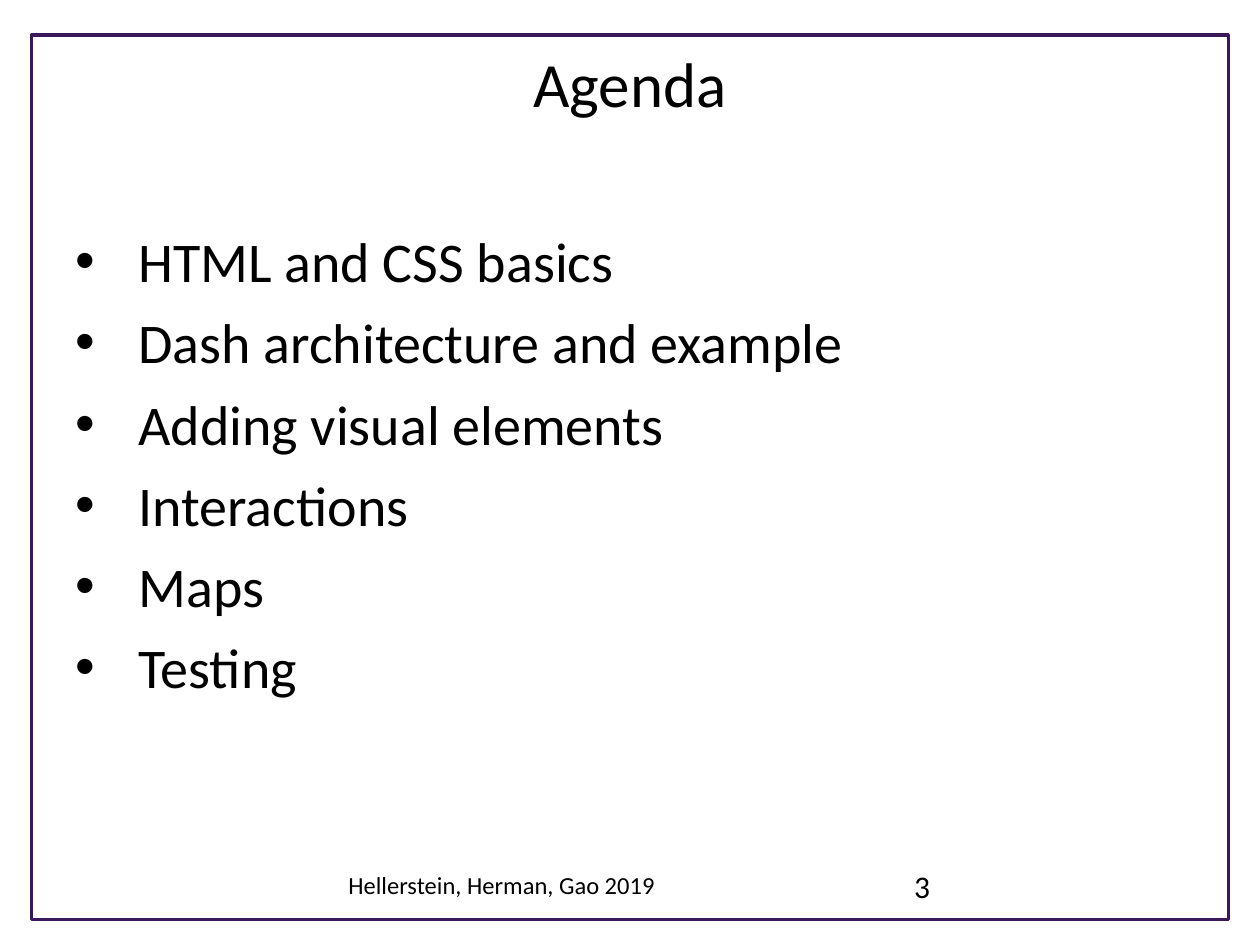
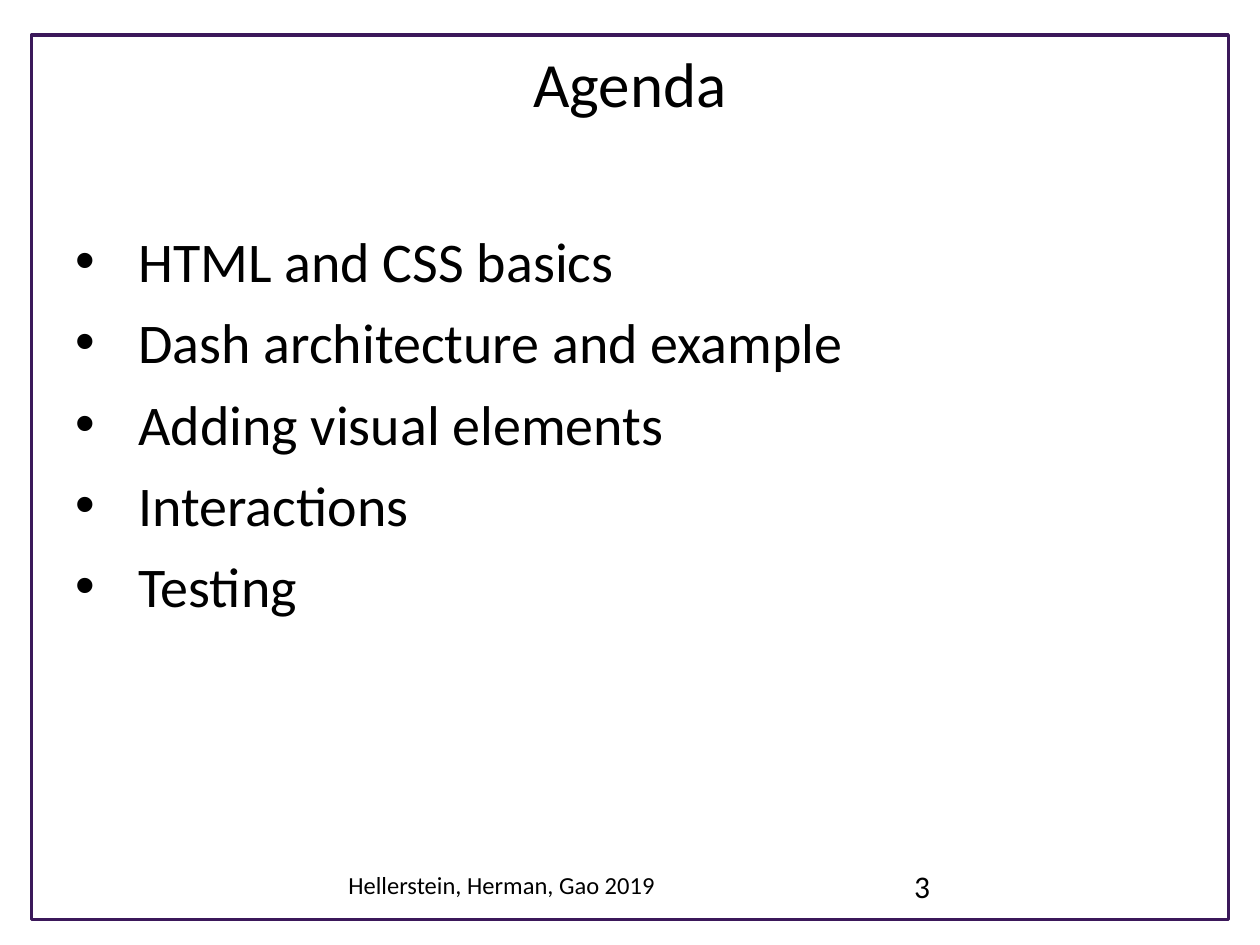
Before and after one commit to UWSEDS/LectureNotes, a slide deck: slide 3 of DASH_visualizations/DASH Visualizations.pptx. Drawn at 1260x945 pixels with LibreOffice and Linux fonts; fonts in the diff are those of the drawing; background and template pictures are left out. Boxes give left, top, right and bottom in pixels: in the first picture for what was removed or moved away, otherwise in the second. Text is boxed around its words. In the diff, an @@ line names an element or a change of style, - is before the commit and + after.

```diff
--- a/DASH_visualizations/DASH Visualizations.pptx
+++ b/DASH_visualizations/DASH Visualizations.pptx
@@ text at [138,571,264,616]: paragraph removed @@
-• Maps
```
Also in this commit, not shown: 3 other slides changed, 2 slides added.
